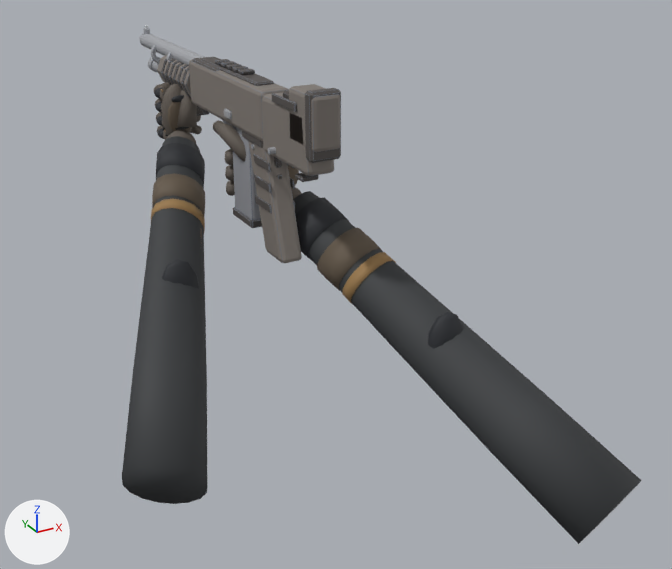
The glTF model art/models/WPN_Shotgun.glb, before and after one commit.
Before and after are seen from a 50 mm camera at (-0.463, -1.086, 0.256) aimed at (0.056, -0.144, -0.216). The lights are fixed; the arrows at lower left show +X, +Y and +Z. The picture after the commit comes second. Where no turn or scale is listed for an object, it has been applied to the vertices. Vertices at exactly the same position are counted once.

The first picture shows 'Body', 'HandL', 'HandR', 'Mag', 'Slide'.
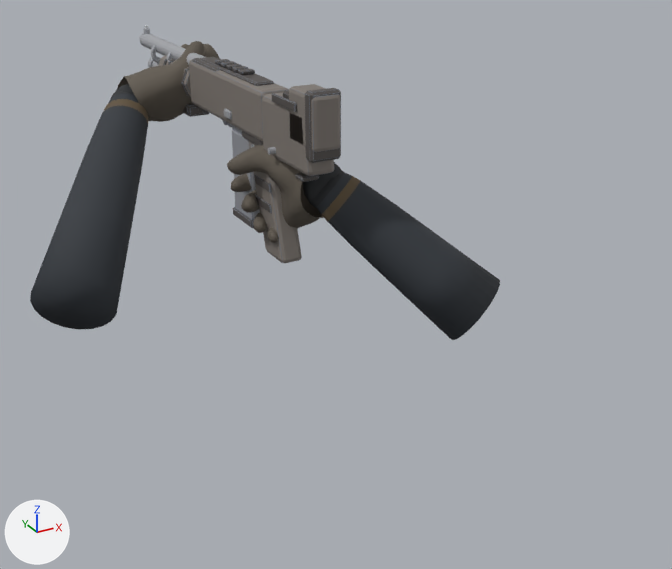
The change, as a diff of the scene's bpy script:
```diff
--- a/art/models/WPN_Shotgun.glb.py
+++ b/art/models/WPN_Shotgun.glb.py
@@ me_handl_sculpted @@
-me_handl_sculpted.from_pydata(...)  # 1300 vertices, 2504 faces; spans x -0.146..0.146, y -0.503..0.047, z -0.223..0.149
-me_handl_sculpted.materials.append(mat_vm_glove_leather)  # dark grey #615952
-me_handl_sculpted.materials.append(mat_vm_glove_knuckle)  # dark grey #292b30
-me_handl_sculpted.materials.append(mat_vm_sleeve_charcoal)  # dark grey #393c3e
-me_handl_sculpted.materials.append(mat_vm_cuff_warm)  # brown #635747
-me_handl_sculpted.materials.append(mat_vm_stitch)  # brown #9b7a4c
+me_handl_sculpted.from_pydata(...)  # 1619 vertices, 3204 faces; spans x 0.035..0.179, y -0.043..0.081, z 0.08..0.194
+# me_handl_sculpted part 1: 21 loose pieces with 930 vertices, spanning x -0.146..0.146, y -0.503..0.047, z -0.223..0.129, are deleted
+# me_handl_sculpted part 2: 370 vertices removed from x 0.074..0.146, y -0.061..0.047, z 0.053..0.149; 1619 vertices added at x 0.035..0.179, y -0.043..0.081, z 0.08..0.194
+me_handl_sculpted.materials.append(mat_vm2_glove_leather)  # brown #61594f
@@ me_handr_sculpted @@
-me_handr_sculpted.from_pydata(...)  # 1239 vertices, 2384 faces; spans x -0.128..0.142, y -0.471..0.109, z -0.193..0.186
-me_handr_sculpted.materials.append(mat_vm_glove_leather)  # dark grey #615952
-me_handr_sculpted.materials.append(mat_vm_glove_knuckle)  # dark grey #292b30
-me_handr_sculpted.materials.append(mat_vm_sleeve_charcoal)  # dark grey #393c3e
-me_handr_sculpted.materials.append(mat_vm_cuff_warm)  # brown #635747
-me_handr_sculpted.materials.append(mat_vm_stitch)  # brown #9b7a4c
+me_handr_sculpted.from_pydata(...)  # 1567 vertices, 3102 faces; spans x -0.145..-0.034, y -0.114..0.033, z 0.059..0.183
+# me_handr_sculpted part 3: 18 loose pieces with 899 vertices, spanning x -0.117..0.068, y -0.304..0.109, z -0.084..0.186, are deleted
+# me_handr_sculpted part 4: 1 vertex moved within x -0.089, y 0.013, z 0.136; 339 vertices removed from x -0.128..0.142, y -0.471..0.085, z -0.193..0.182; 1566 vertices added at x -0.145..-0.034, y -0.114..0.033, z 0.059..0.183
+me_handr_sculpted.materials.append(mat_vm2_glove_leather)  # brown #61594f
@@ ob_wristcuffr @@
+ob_wristcuffr = bpy.data.objects.new('WristCuffR', me_wristcuffr)  # 218 vertices, 432 faces; spans x -0.089..-0.037, y -0.1272..-0.0781, z 0.1093..0.1682; in mat_vm2_glove_protection (black #292b2e)
+ob_wristcuffr.location = (0.093, -0.06, -0.215)
@@ ob_wristcuffl @@
+ob_wristcuffl = bpy.data.objects.new('WristCuffL', me_wristcuffl)  # a UV sphere (24 segments, 10 rings, poles along x) spanning x 0.017..0.065, y -0.012..0.048, z 0.084..0.136; in mat_vm2_glove_protection (black #292b2e)
+ob_wristcuffl.location = (-0.123, 0.2, -0.152)
@@ ob_forearmr @@
+ob_forearmr = bpy.data.objects.new('ForearmR', me_forearmr)  # 140 vertices, 276 faces; spans x -0.021..0.179, y -0.157..0.022, z -0.179..0.019; in mat_vm2_sleeve (dark grey #30363c), mat_vm2_glove_protection (black #292b2e), mat_vm2_cuff (brown #61523b)
+ob_forearmr.location = (0.03, -0.163, -0.076)
@@ ob_forearml @@
+ob_forearml = bpy.data.objects.new('ForearmL', me_forearml)  # 140 vertices, 276 faces; spans x -0.221..0.024, y -0.346..0.015, z -0.189..0.022; in mat_vm2_sleeve (dark grey #30363c), mat_vm2_glove_protection (black #292b2e), mat_vm2_cuff (brown #61523b)
+ob_forearml.location = (-0.082, 0.218, -0.042)
```

Pixel boxes [x1, y1, x2, y2] of what changed, in the pictures (672 x 569 px):
'HandR', reshaped (75% narrower, 77% shorter): before [213, 121, 642, 544]; after [227, 145, 335, 242]
'HandL', reshaped (21% wider, 81% shorter): before [122, 82, 207, 504]; after [117, 41, 220, 122]
'ForearmL', added: after [30, 90, 149, 329]
    faces in mat_vm2_sleeve (dark grey #30363c): [30, 94, 149, 329]
    faces in mat_vm2_cuff (brown #61523b): [103, 99, 149, 123]
'ForearmR', added: after [313, 171, 500, 340]
    faces in mat_vm2_sleeve (dark grey #30363c): [317, 172, 500, 340]
    faces in mat_vm2_cuff (brown #61523b): [321, 176, 361, 222]
    faces in mat_vm2_glove_protection (black #292b2e): [313, 171, 344, 207]
'WristCuffR', added (black): after [303, 163, 342, 208]
'WristCuffL', added (mostly hidden): after [115, 84, 134, 94]
part 1 of me_handl_sculpted, deleted: before [122, 87, 207, 504]
part 2 of me_handl_sculpted, built on: before [154, 82, 201, 135]; after [117, 41, 220, 122]
part 3 of me_handr_sculpted, deleted (mostly hidden): before [225, 149, 464, 349]
part 4 of me_handr_sculpted, cut back: before [213, 121, 642, 544]; after [227, 145, 335, 242]
